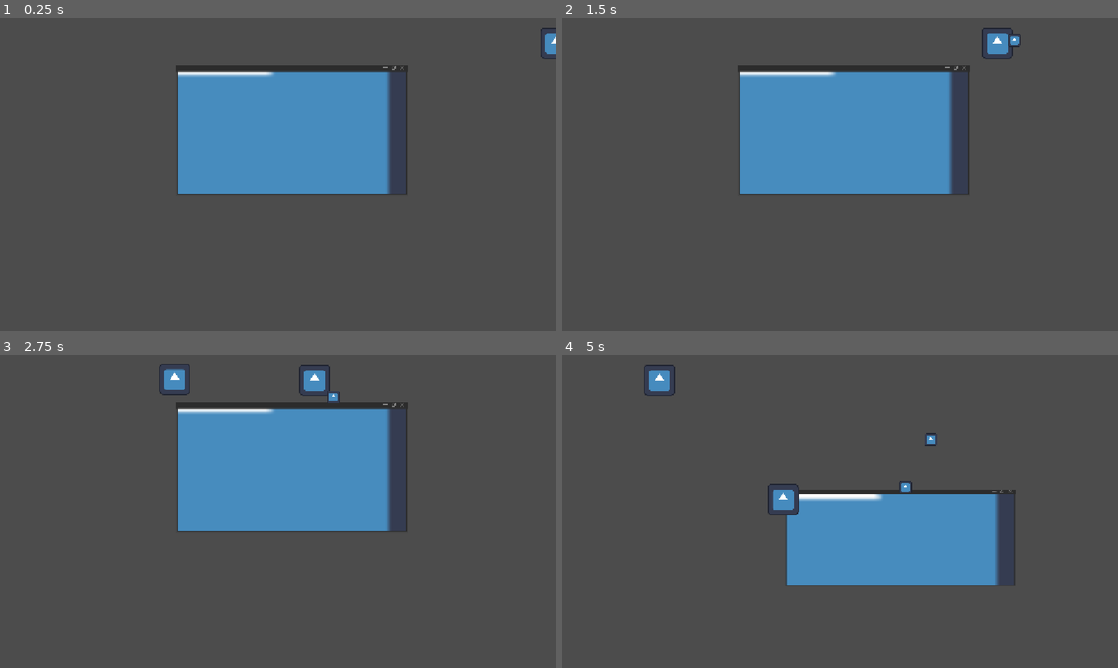
Above: before the commit, frames 1-4 (two rows, left to right).
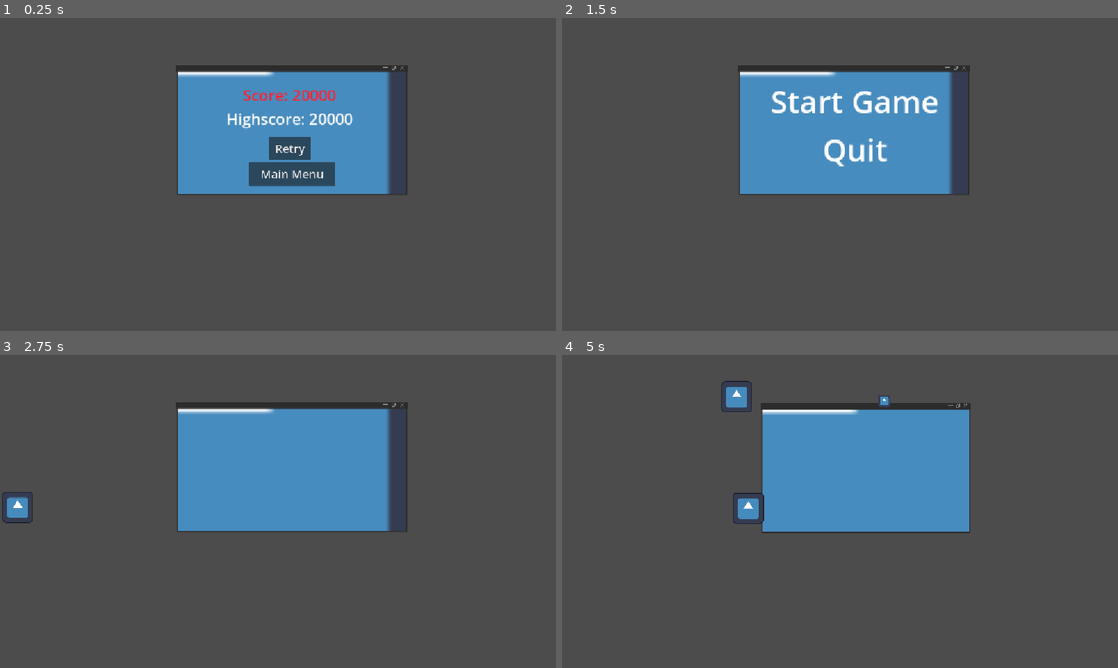
Above: after the commit, the same moments.

Repository: jacmaxmat/gamejam-dns
Game: Godot game, scene res://system obstacles/main.tscn
Same seed, same stepped clock (60 frames per second), same inputs: the game is played once before the commit and once after it. The engine's default icon, where the game draws it, is replaced by a stand-in: a white triangle on a blue panel in a dark square.
Inputs (mouse positions are in pixels of both pictures, inside the frame that each line leads up to):
- Up to frame 1 (0.25 s): no input
- Up to frame 2 (1.5 s): click (851, 149) at 0.5 s, where only the run after the commit has a clickable "Retry"; click (856, 174) at 1.25 s, where only the run after the commit has a clickable "Main Menu"
- Up to frame 3 (2.75 s): click (294, 439) at 2 s, where only the run after the commit has a clickable "Start Game"
- Up to frame 4 (5 s): hold Right (ui_right) 2.78-3.53 s; hold Down (ui_down) 3.53-4.28 s; hold Right (ui_right) from 4.28 s (still down)

The runs differ from the first frame. In frame 1, 2.7% of the frame differs, in the area x 41-100%, y 3-54%; in frame 2, 1.7%; in frame 3, 1.0%; in frame 4, 20%, in the area x 14-82%, y 3-74%.

Commit message:
Title Screen i Highscory

Diff:
--- /dev/null
+++ b/SaveManager.gd
@@ -0,0 +1,24 @@
+extends Node
+
+const SAVEFILE = "user://savefile.save"
+
+var highscore = 0
+
+
+
+func _ready():
+	#save_data(highscore)
+	if load_data() == null:
+		save_data(highscore)
+
+func save_data(content):
+	var file = FileAccess.open(SAVEFILE,FileAccess.WRITE)
+	file.store_var(content)
+	file = null
+
+func load_data():
+	var file = FileAccess.open(SAVEFILE,FileAccess.READ)
+	if file != null:
+		var content = file.get_var()
+		highscore = content
+		return content
--- /dev/null
+++ b/menus/final_screen.gd
@@ -0,0 +1,25 @@
+extends Control
+
+@onready var hs_1 = $Scores/Score1
+
+func _ready():
+	get_tree().paused = true
+	if Global.score > SaveManager.highscore:
+		SaveManager.highscore = Global.score
+		SaveManager.save_data(SaveManager.highscore)
+	$Scores/MyScore.text = "Score: " + str(Global.score)
+	$Scores/Highscore.text = "Highscore: " + str(SaveManager.highscore)
+	#initialize_your_stats()
+
+func _process(delta):
+	pass
+
+func _on_retry_pressed() -> void:
+	get_tree().paused = false
+	get_tree().reload_current_scene()
+
+
+func _on_menu_pressed() -> void:
+	#get_tree().paused = false
+	visible = false
+	Global.title_screen.visible = true
--- /dev/null
+++ b/menus/final_screen.tscn
@@ -0,0 +1,83 @@
+[gd_scene format=3 uid="uid://ddeq8d7thtyfc"]
+
+[ext_resource type="Script" uid="uid://bsatiy7l0smbo" path="res://menus/final_screen.gd" id="1_pyxie"]
+
+[node name="Highscores" type="Control" unique_id=1713517902]
+process_mode = 2
+visible = false
+layout_mode = 3
+anchors_preset = 15
+anchor_right = 1.0
+anchor_bottom = 1.0
+grow_horizontal = 2
+grow_vertical = 2
+
+[node name="FinalScreen" type="Control" parent="." unique_id=805079245]
+layout_mode = 1
+anchors_preset = 15
+anchor_right = 1.0
+anchor_bottom = 1.0
+grow_horizontal = 2
+grow_vertical = 2
+script = ExtResource("1_pyxie")
+
+[node name="TextureRect2" type="TextureRect" parent="FinalScreen" unique_id=642151123]
+visible = false
+modulate = Color(0.19607843, 0.19607843, 0.19607843, 0.7411765)
+layout_mode = 1
+anchors_preset = 15
+anchor_right = 1.0
+anchor_bottom = 1.0
+grow_horizontal = 2
+grow_vertical = 2
+
+[node name="Scores" type="VBoxContainer" parent="FinalScreen" unique_id=1286536015]
+layout_mode = 1
+anchors_preset = 13
+anchor_left = 0.5
+anchor_right = 0.5
+anchor_bottom = 1.0
+offset_left = -131.0
+offset_top = 218.0
+offset_right = 132.0
+offset_bottom = 218.0
+grow_horizontal = 2
+grow_vertical = 2
+
+[node name="MyScore" type="Label" parent="FinalScreen/Scores" unique_id=1536295842]
+layout_mode = 2
+theme_override_colors/font_color = Color(1, 0.13725491, 0.20784314, 1)
+theme_override_font_sizes/font_size = 32
+text = "Score: 10"
+horizontal_alignment = 1
+vertical_alignment = 1
+
+[node name="Highscore" type="Label" parent="FinalScreen/Scores" unique_id=607319196]
+layout_mode = 2
+theme_override_font_sizes/font_size = 32
+text = "Highscore: 10000"
+horizontal_alignment = 1
+vertical_alignment = 1
+
+[node name="Retry" type="Button" parent="FinalScreen" unique_id=518377491]
+layout_mode = 0
+offset_left = 535.0
+offset_top = 317.0
+offset_right = 708.0
+offset_bottom = 413.0
+scale = Vector2(0.5, 0.5)
+theme_override_font_sizes/font_size = 48
+text = "Retry"
+
+[node name="Menu" type="Button" parent="FinalScreen" unique_id=1122766306]
+layout_mode = 0
+offset_left = 493.0
+offset_top = 370.0
+offset_right = 850.0
+offset_bottom = 466.0
+scale = Vector2(0.5, 0.5)
+theme_override_font_sizes/font_size = 48
+text = "Main Menu"
+
+[connection signal="pressed" from="FinalScreen/Retry" to="FinalScreen" method="_on_retry_pressed"]
+[connection signal="pressed" from="FinalScreen/Menu" to="FinalScreen" method="_on_menu_pressed"]
--- /dev/null
+++ b/menus/title_screen.gd
@@ -0,0 +1,12 @@
+extends Control
+
+func _ready() -> void:
+	Global.title_screen = self
+
+func _on_quit_button_pressed():
+	get_tree().quit()
+
+func _on_start_game_button_pressed() -> void:
+	Global.score = 0
+	get_tree().paused = false
+	self.visible = false
--- /dev/null
+++ b/menus/title_screen.tscn
@@ -0,0 +1,65 @@
+[gd_scene format=3 uid="uid://s1otfbodyphd"]
+
+[ext_resource type="Script" uid="uid://b2r2dysbk44y1" path="res://menus/title_screen.gd" id="1_m4alt"]
+
+[sub_resource type="StyleBoxFlat" id="StyleBoxFlat_frbl3"]
+corner_detail = 1
+
+[sub_resource type="StyleBoxEmpty" id="StyleBoxEmpty_ui8m6"]
+
+[node name="TitleScreen" type="Control" unique_id=1027695133]
+process_mode = 2
+visible = false
+layout_mode = 3
+anchors_preset = 15
+anchor_right = 1.0
+anchor_bottom = 1.0
+grow_horizontal = 2
+grow_vertical = 2
+script = ExtResource("1_m4alt")
+
+[node name="VBoxContainer" type="VBoxContainer" parent="." unique_id=587451159]
+layout_mode = 1
+anchors_preset = 4
+anchor_top = 0.5
+anchor_bottom = 0.5
+offset_left = 379.0
+offset_top = -140.0
+offset_right = 775.0
+offset_bottom = 56.0
+grow_vertical = 2
+
+[node name="StartGameButton" type="Button" parent="VBoxContainer" unique_id=871562043]
+layout_mode = 2
+size_flags_horizontal = 4
+size_flags_vertical = 0
+focus_neighbor_top = NodePath("../QuitButton")
+focus_neighbor_bottom = NodePath("../QuitButton")
+theme_override_colors/font_color = Color(1, 1, 1, 1)
+theme_override_colors/font_pressed_color = Color(0.580392, 0.580392, 0.580392, 1)
+theme_override_colors/font_hover_color = Color(0.823529, 0.823529, 0.823529, 1)
+theme_override_font_sizes/font_size = 64
+theme_override_styles/hover = SubResource("StyleBoxFlat_frbl3")
+theme_override_styles/focus = SubResource("StyleBoxEmpty_ui8m6")
+text = "Start Game"
+flat = true
+alignment = 0
+
+[node name="QuitButton" type="Button" parent="VBoxContainer" unique_id=1928437320]
+layout_mode = 2
+size_flags_horizontal = 4
+size_flags_vertical = 0
+focus_neighbor_top = NodePath("../StartGameButton")
+focus_neighbor_bottom = NodePath("../StartGameButton")
+theme_override_colors/font_color = Color(1, 1, 1, 1)
+theme_override_colors/font_pressed_color = Color(0.580392, 0.580392, 0.580392, 1)
+theme_override_colors/font_hover_color = Color(0.823529, 0.823529, 0.823529, 1)
+theme_override_font_sizes/font_size = 64
+theme_override_styles/hover = SubResource("StyleBoxFlat_frbl3")
+theme_override_styles/focus = SubResource("StyleBoxEmpty_ui8m6")
+text = "Quit"
+flat = true
+
+[connection signal="pressed" from="VBoxContainer/StartGameButton" to="." method="_on_start_game_button_pressed"]
+[connection signal="pressed" from="VBoxContainer/StartGameButton" to="." method="_on_level_select_button_pressed"]
+[connection signal="pressed" from="VBoxContainer/QuitButton" to="." method="_on_quit_button_pressed"]
--- a/project.godot
+++ b/project.godot
@@ -18,6 +18,7 @@
 [autoload]
 
 Global="*uid://e1hjcbnnyn6s"
+SaveManager="*uid://c7o3gytw4e6cy"
 
 [display]
 
--- a/system obstacles/Global.gd
+++ b/system obstacles/Global.gd
@@ -1,12 +1,15 @@
 extends Node
 
+var title_screen
 var window
 var cursors_dragging: int = 0
 var drag_direction: Vector2 = Vector2.ZERO
 # Called when the node enters the scene tree for the first time.
+
+var score := 20000
+
 func _ready() -> void:
 	pass # Replace with function body.
-
 
 # Called every frame. 'delta' is the elapsed time since the previous frame.
 func _process(delta: float) -> void:
--- /dev/null
+++ b/system obstacles/main.gd
@@ -0,0 +1,6 @@
+extends Node2D
+
+# Called when the node enters the scene tree for the first time.
+func _ready() -> void:
+	pass
+	#get_tree().paused = true
--- a/system obstacles/main.tscn
+++ b/system obstacles/main.tscn
@@ -1,10 +1,13 @@
 [gd_scene format=3 uid="uid://ccuqjonnlhllu"]
 
 [ext_resource type="PackedScene" uid="uid://cpk6n684j18a2" path="res://system obstacles/outside_game_manager.tscn" id="1_ig7tw"]
+[ext_resource type="Script" uid="uid://7x3pl4ailoo4" path="res://system obstacles/main.gd" id="1_x7n1j"]
 [ext_resource type="PackedScene" uid="uid://dbryayljgw6o2" path="res://system obstacles/window.tscn" id="2_0xm2m"]
 [ext_resource type="Texture2D" uid="uid://iqfm3qnjsu0k" path="res://system obstacles/icon.svg" id="4_1bvp3"]
 [ext_resource type="PackedScene" uid="uid://dfyfwjfuri5wl" path="res://system obstacles/popup.tscn" id="6_7mycd"]
+[ext_resource type="PackedScene" uid="uid://ddeq8d7thtyfc" path="res://menus/final_screen.tscn" id="6_mv0n7"]
 [ext_resource type="PackedScene" uid="uid://b4ttwoadwy288" path="res://system obstacles/pusher.tscn" id="7_272bh"]
+[ext_resource type="PackedScene" uid="uid://s1otfbodyphd" path="res://menus/title_screen.tscn" id="7_mv0n7"]
 
 [sub_resource type="RectangleShape2D" id="RectangleShape2D_bhunq"]
 size = Vector2(41, 737)
@@ -19,6 +22,7 @@
 size = Vector2(1209, 44)
 
 [node name="Main" type="Node2D" unique_id=406022306]
+script = ExtResource("1_x7n1j")
 
 [node name="OutsideGameManager" parent="." unique_id=2016209311 instance=ExtResource("1_ig7tw")]
 
@@ -30,20 +34,45 @@
 
 [node name="SubViewportContainer" type="SubViewportContainer" parent="Window" unique_id=1189050736]
 z_index = -1
-offset_right = 526.0
-offset_bottom = 502.0
+offset_right = 480.0
+offset_bottom = 270.0
 size_flags_horizontal = 6
 size_flags_vertical = 6
 stretch = true
 
 [node name="SubViewport" type="SubViewport" parent="Window/SubViewportContainer" unique_id=496213117]
 handle_input_locally = false
-size = Vector2i(526, 502)
+size = Vector2i(480, 270)
 render_target_update_mode = 4
 
 [node name="Sprite2D" type="Sprite2D" parent="Window/SubViewportContainer/SubViewport" unique_id=558917339]
 scale = Vector2(10, 10)
 texture = ExtResource("4_1bvp3")
+
+[node name="TitleScreen" parent="Window" unique_id=1027695133 instance=ExtResource("7_mv0n7")]
+offset_left = -335.0
+offset_top = 166.0
+offset_right = -335.0
+offset_bottom = 166.0
+
+[node name="Highscores" parent="Window" unique_id=1713517902 instance=ExtResource("6_mv0n7")]
+visible = true
+offset_left = 235.0
+offset_top = -132.0
+offset_right = 235.0
+offset_bottom = -132.0
+
+[node name="Retry" parent="Window/Highscores/FinalScreen" parent_id_path=PackedInt32Array(1713517902, 805079245) index="2" unique_id=518377491]
+offset_left = -42.0
+offset_top = 280.0
+offset_right = 131.0
+offset_bottom = 376.0
+
+[node name="Menu" parent="Window/Highscores/FinalScreen" parent_id_path=PackedInt32Array(1713517902, 805079245) index="3" unique_id=1122766306]
+offset_left = -84.0
+offset_top = 333.0
+offset_right = 273.0
+offset_bottom = 429.0
 
 [node name="Bounds" type="Node2D" parent="." unique_id=161645737]
 
@@ -95,3 +124,4 @@
 position = Vector2(-267, -271)
 
 [editable path="Window"]
+[editable path="Window/Highscores"]
Not shown, added: SaveManager.gd.uid
Not shown, added: menus/final_screen.gd.uid
Not shown, added: menus/title_screen.gd.uid
Not shown, added: system obstacles/main.gd.uid
Not shown, added: menus/final_screen.tscn3199908977.tmp
Not shown, added: menus/final_screen.tscn3283596336.tmp
